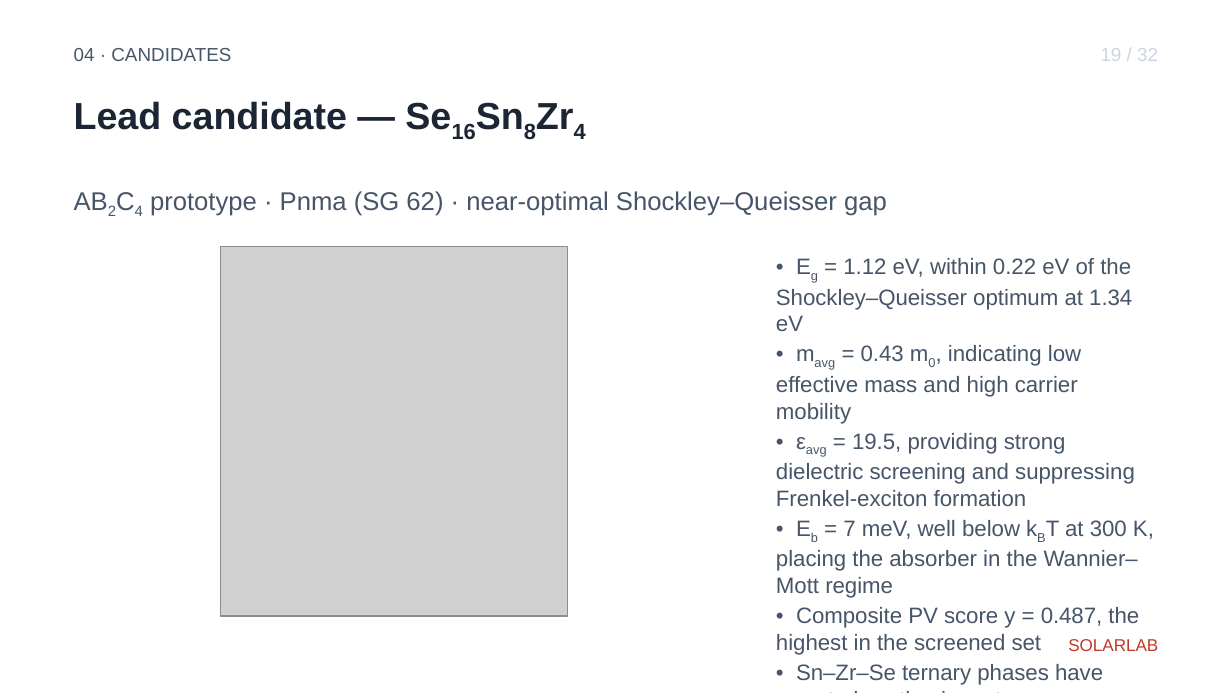
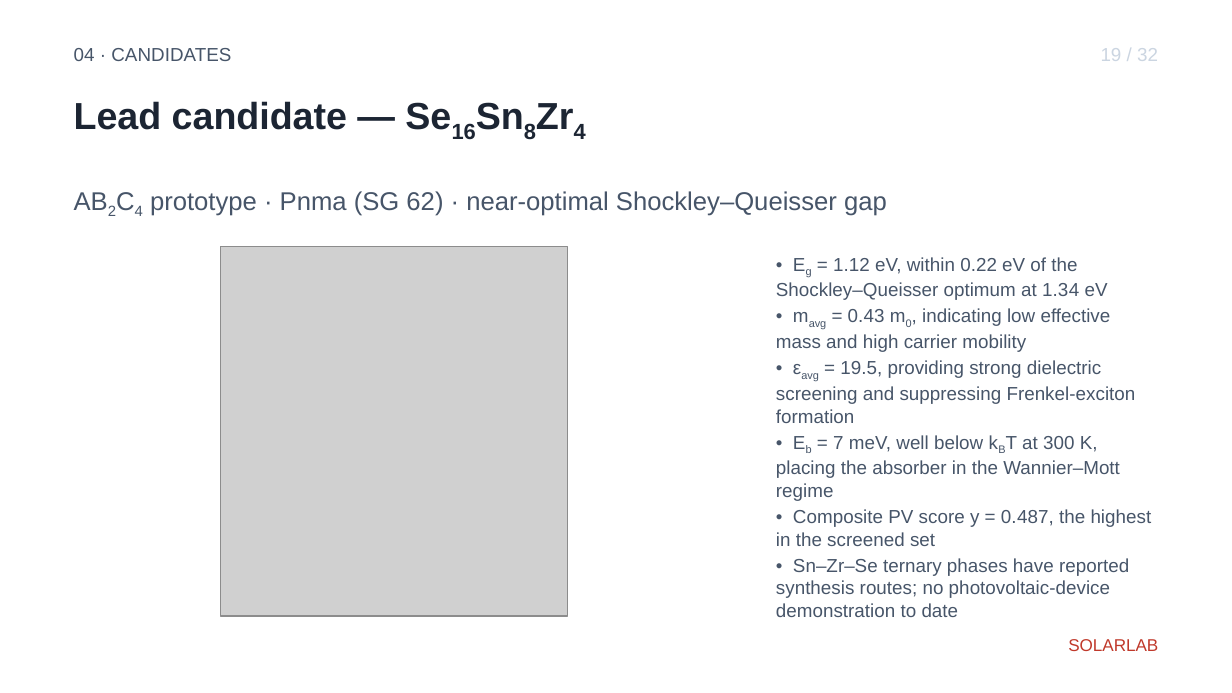
Before and after one commit to ShaneLogic/SolarLab, a slide deck: slide 23 of presentations/jmi-2026/output/jmi-2026.pptx. Drawn at 1232x693 pixels with LibreOffice and Linux fonts; fonts in the diff are those of the drawing; grey boxes stand for pictures. Boxes give left, top, right and bottom in pixels: in the first picture for what was removed or moved away, otherwise in the second. Text is boxed around its words. In the diff, an @@ line names an element or a change of style, - is before the commit and + after.

Commit message:
feat(jmi-ppt): add per-slide illustrations to BRIDGE — DEVICE SIM section
Slides s21–s26 carried only bullets. Added a schematic illustration to each
so the device-sim narrative reads visually, not just verbally:

- s21 — bulk DFT descriptors vs device-level inputs (two-column block
  diagram with bridging arrow)
- s22 — SolarLab framework (frontend / backend / solver core feeding four
  physics modules)
- s23 — band diagram with J_n, J_p, G and R flux annotations across the
  HTL / absorber / ETL stack
- s24 — TMM coherent optics: |E(x,λ)|² standing wave + α-weighted
  generation profile, layer-matrix annotation
- s25 — mobile-ion redistribution under bias (equilibrium vs after drift,
  with steric P_lim cap)
- s26 — Robin selective contacts: extracting / blocking S_n, S_p arrows
  at HTL and ETL with limits annotated

All glyphs route through matplotlib mathtext to avoid Arial subscript gaps.
Tests: 13 passed. Audit: 38 slides, 169 sub + 56 sup runs, no _/^ leaks.

Confidence: high
Scope-risk: narrow

```diff
--- a/presentations/jmi-2026/output/jmi-2026.pptx
+++ b/presentations/jmi-2026/output/jmi-2026.pptx
@@ text "• Eg = 1.12 eV, ..." at (776, 257, 1152, 617): size 13 to 11 pt @@
```
Also in this commit, not shown: 11 other slides changed, 7 other files.
